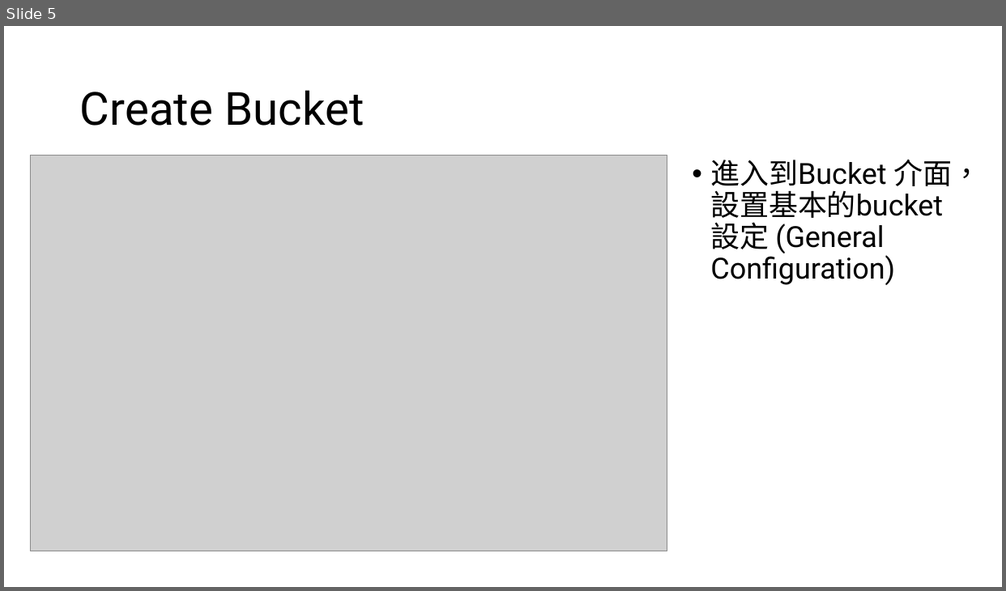
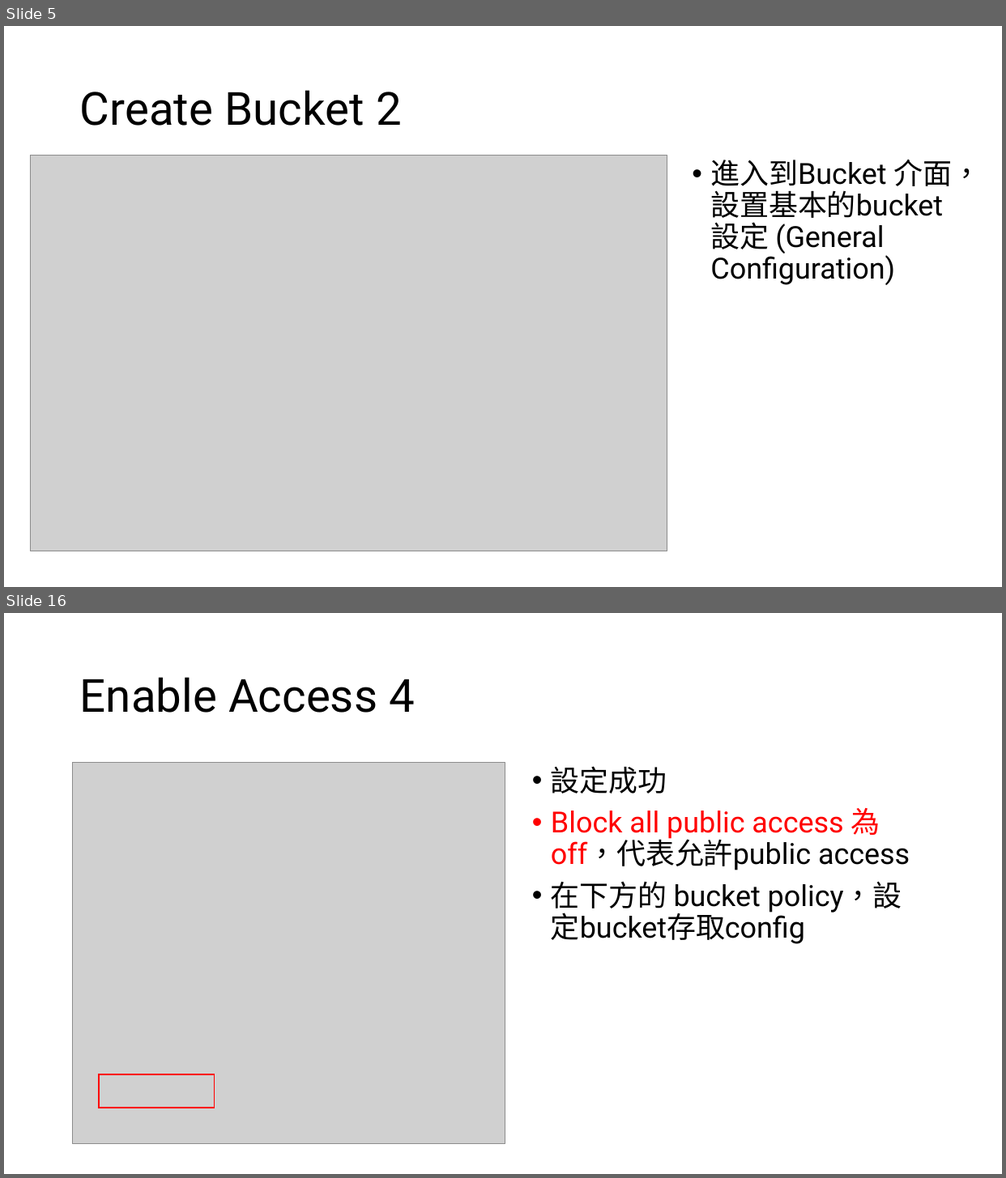
Before and after one commit to ariel055132/Notes, a slide deck: AWS/source/S3/S3BucketsObjects.pptx. Shown one above the other, each under a label of ours: slide 5 before the commit, slides 5 and 16 after it; the slides between them are not shown. The pictures are 1006x591 and 1006x1178 pixels, drawn with LibreOffice and Linux fonts; fonts in the diff are those of the drawing; grey boxes stand for pictures. Boxes give left, top, right and bottom in pixels: in the first picture for what was removed or moved away, otherwise in the second. Text is boxed around its words. In the diff, an @@ line names an element or a change of style, - is before the commit and + after.

Commit message:
finish working with s3 buckets and objects basics

```diff
--- a/AWS/source/S3/S3BucketsObjects.pptx
+++ b/AWS/source/S3/S3BucketsObjects.pptx
@@ slide 16 added at <box>4,613,1002,1174</box>, background #FFFFFF @@
@@ title added at <box>80,677,415,713</box>, 44 pt, text #000000 @@
+Enable Access 4
@@ picture added at <box>73,763,505,1144</box> @@
@@ text added at <box>551,766,910,944</box>, 28 pt, text #000000 @@
+• 設定成功
+• Block all public access 為 off，代表允許public access
+• 在下方的 bucket policy，設定bucket存取config
@@ rectangle added at <box>99,1075,215,1109</box>, outline #FF0000 1.5 pt @@
@@ slide 5 changed as well @@
@@ title at <box>80,90,402,126</box>: text changed @@
-Create Bucket
+Create Bucket 2
```
Also in this commit, not shown: 2 other slides changed, 11 other slides added.
